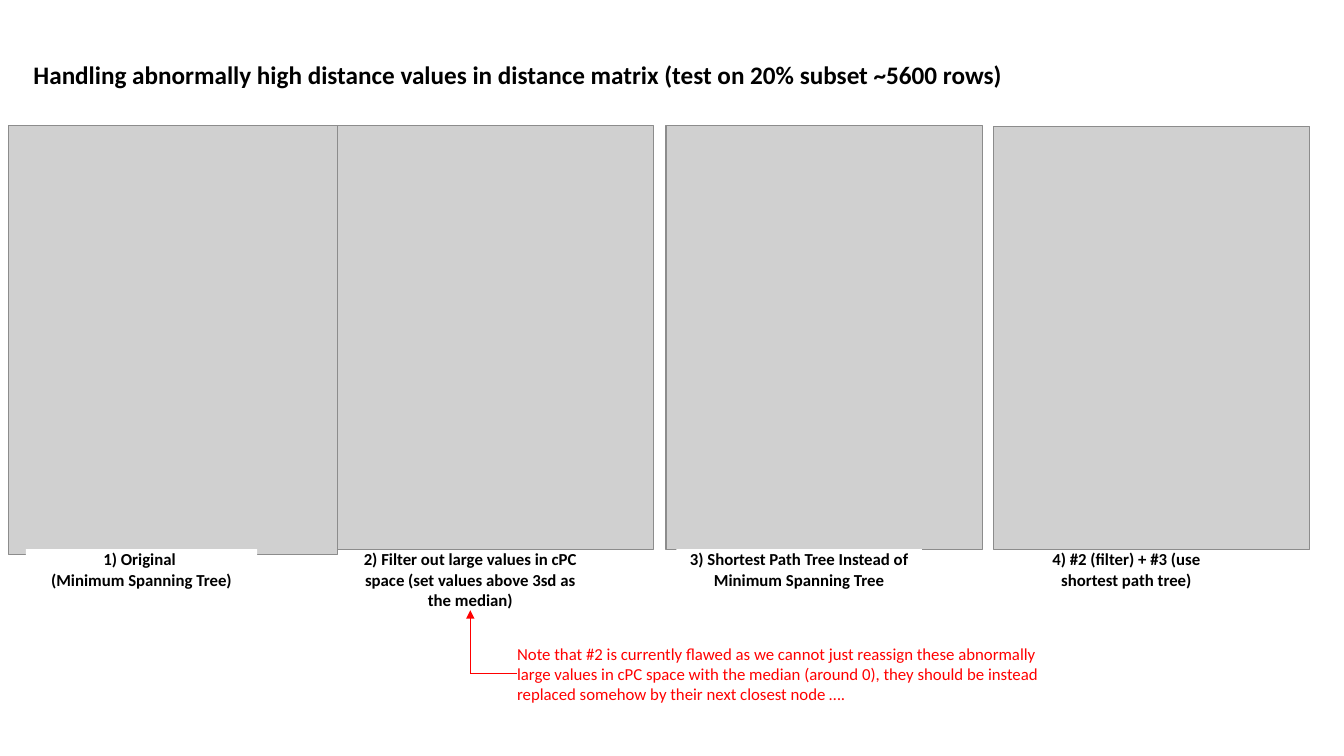
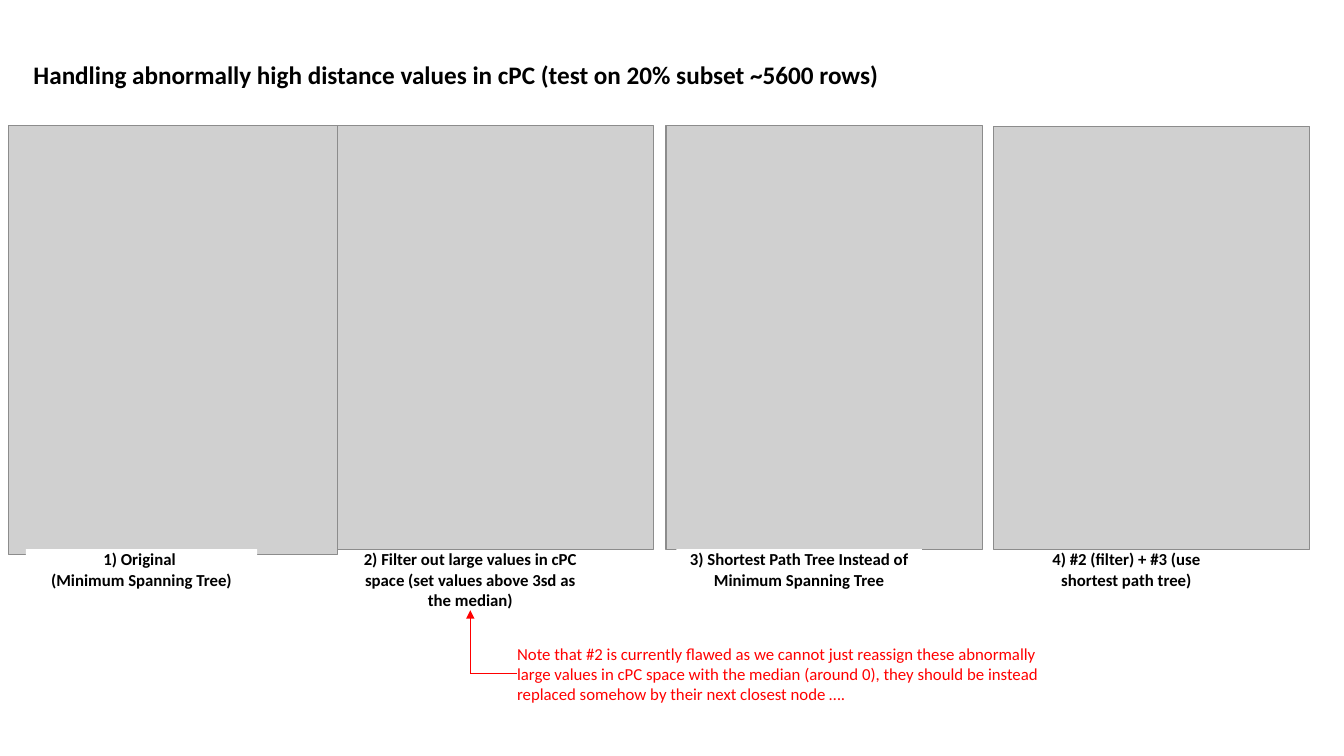
Before and after one commit to zhaohanxiong/OxfordCVM, a slide deck: slide 14 of job_results.pptx (slide 10 before the commit). Drawn at 1344x756 pixels with LibreOffice and Linux fonts; fonts in the diff are those of the drawing; grey boxes stand for pictures. Boxes give left, top, right and bottom in pixels: in the first picture for what was removed or moved away, otherwise in the second. Text is boxed around its words. In the diff, an @@ line names an element or a change of style, - is before the commit and + after.

```diff
--- a/job_results.pptx
+++ b/job_results.pptx
@@ text at (33,65,878,89): text changed @@
-Handling abnormally high distance values in distance matrix (test on 20% subset ~5600 rows)
+Handling abnormally high distance values in cPC (test on 20% subset ~5600 rows)
```
Also in this commit, not shown: 1 other slide changed, 1 slide added.
